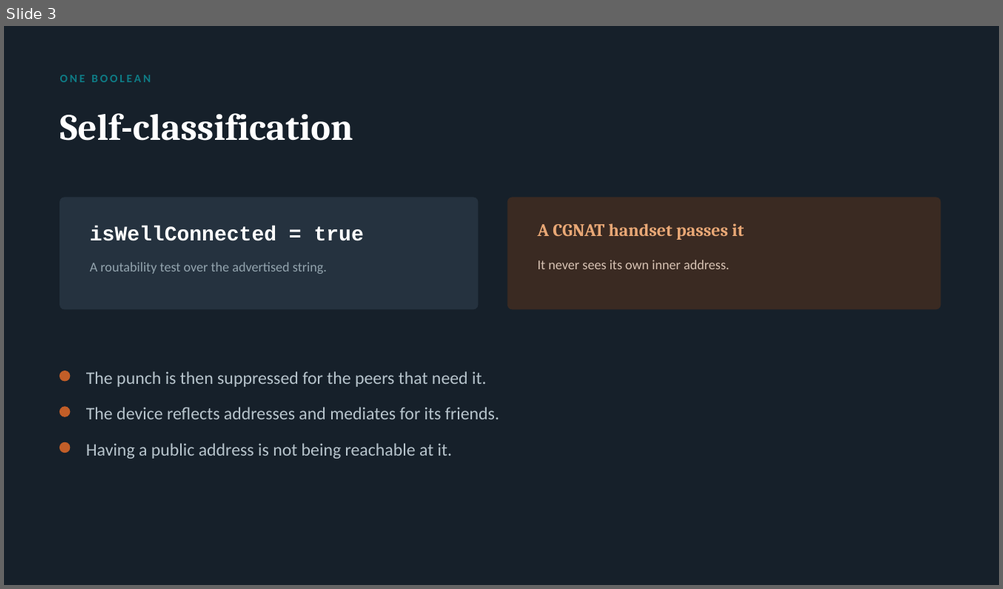
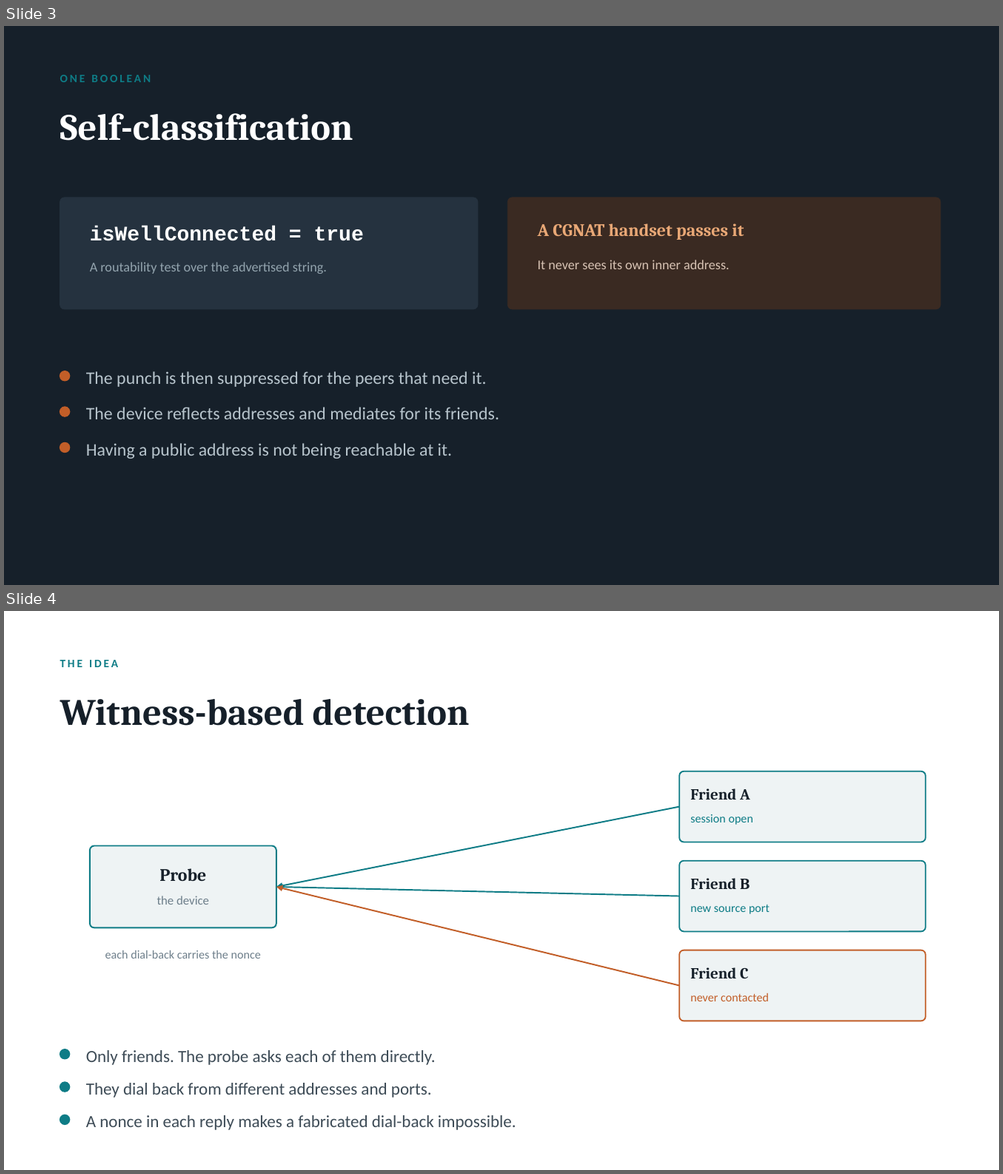
Before and after one commit to danbachar/grassroots-networking, a slide deck: docs/student-projects/grassroots-nat-project.pptx. Shown one above the other, each under a label of ours: slide 3 before the commit, slides 3 and 4 after it. The pictures are 1003x589 and 1003x1174 pixels, drawn with LibreOffice and Linux fonts; fonts in the diff are those of the drawing. Boxes give left, top, right and bottom in pixels: in the first picture for what was removed or moved away, otherwise in the second. Text is boxed around its words. In the diff, an @@ line names an element or a change of style, - is before the commit and + after.

```diff
--- a/docs/student-projects/grassroots-nat-project.pptx
+++ b/docs/student-projects/grassroots-nat-project.pptx
@@ slide 4 added at box(4, 611, 999, 1170), background #FFFFFF @@
@@ text added at box(60, 660, 118, 667), 11 pt, text #0E7C86, bold @@
+THE IDEA
@@ text added at box(60, 699, 469, 726), 36 pt, text #16202A, bold @@
+Witness-based detection
@@ rounded rectangle added at box(679, 772, 925, 843), fill #EEF3F4, outline #0E7C86 1.3 pt @@
@@ arrow added from (679, 806) to (276, 887), #0E7C86 1.4 pt @@
@@ text added at box(690, 789, 750, 800), 15 pt, text #16202A, bold @@
+Friend A
@@ text added at box(690, 815, 753, 825), 11.5 pt, text #0E7C86 @@
+session open
@@ rounded rectangle added at box(90, 846, 276, 928), fill #EEF3F4, outline #0E7C86 1.4 pt @@
@@ text added at box(159, 869, 206, 881), 17 pt, text #16202A, bold @@
+Probe
@@ rounded rectangle added at box(679, 861, 925, 932), fill #EEF3F4, outline #0E7C86 1.3 pt @@
@@ text added at box(157, 896, 209, 905), 12 pt, text #6E7F8B @@
+the device
@@ arrow added from (679, 897) to (276, 887), #0E7C86 1.4 pt @@
@@ arrow added from (679, 986) to (276, 887), #C25E28 1.4 pt @@
@@ text added at box(690, 878, 749, 889), 15 pt, text #16202A, bold @@
+Friend B
@@ text added at box(690, 905, 769, 914), 11.5 pt, text #0E7C86 @@
+new source port
@@ text added at box(105, 951, 261, 959), 11.5 pt, text #6E7F8B @@
+each dial-back carries the nonce
@@ rounded rectangle added at box(679, 951, 925, 1022), fill #EEF3F4, outline #C25E28 1.3 pt @@
@@ text added at box(690, 968, 748, 979), 15 pt, text #16202A, bold @@
+Friend C
@@ text added at box(690, 994, 768, 1002), 11.5 pt, text #C25E28 @@
+never contacted
@@ ellipse added at box(60, 1050, 70, 1059), fill #0E7C86, outline #0E7C86 1 pt @@
@@ text added at box(86, 1051, 435, 1065), 16.5 pt, text #3E4C57 @@
+Only friends. The probe asks each of them directly.
@@ ellipse added at box(60, 1082, 70, 1092), fill #0E7C86, outline #0E7C86 1 pt @@
@@ text added at box(86, 1083, 432, 1098), 16.5 pt, text #3E4C57 @@
+They dial back from different addresses and ports.
@@ ellipse added at box(60, 1116, 70, 1125), fill #0E7C86, outline #0E7C86 1 pt @@
@@ text added at box(86, 1116, 516, 1130), 16.5 pt, text #3E4C57 @@
+A nonce in each reply makes a fabricated dial-back impossible.
```
Also in this commit, not shown: 1 slide removed, 3 other files.
